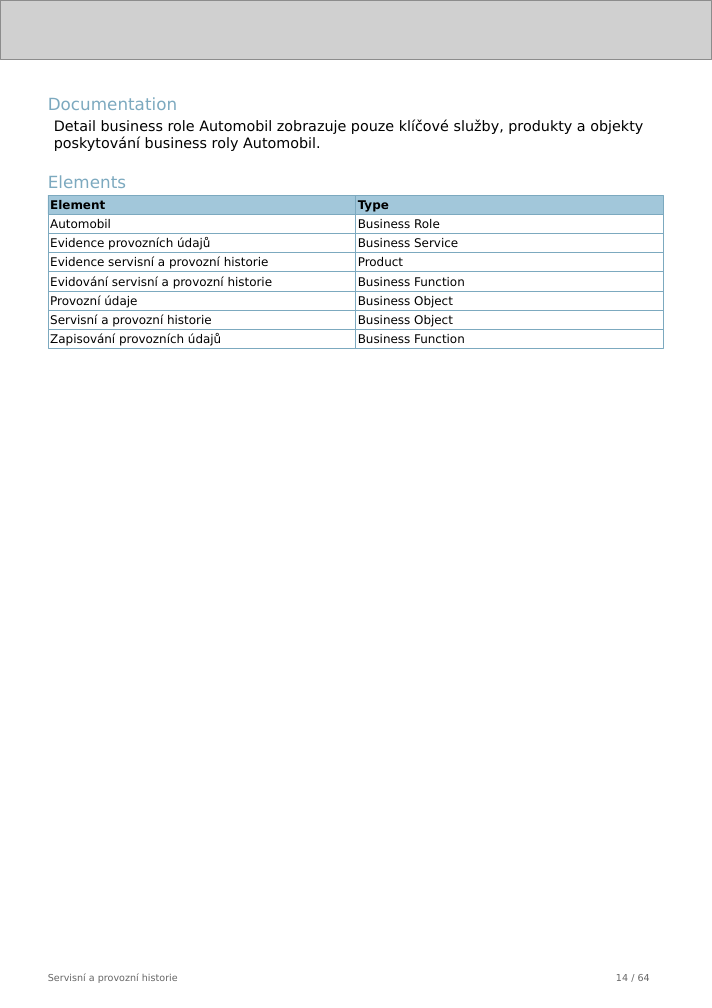
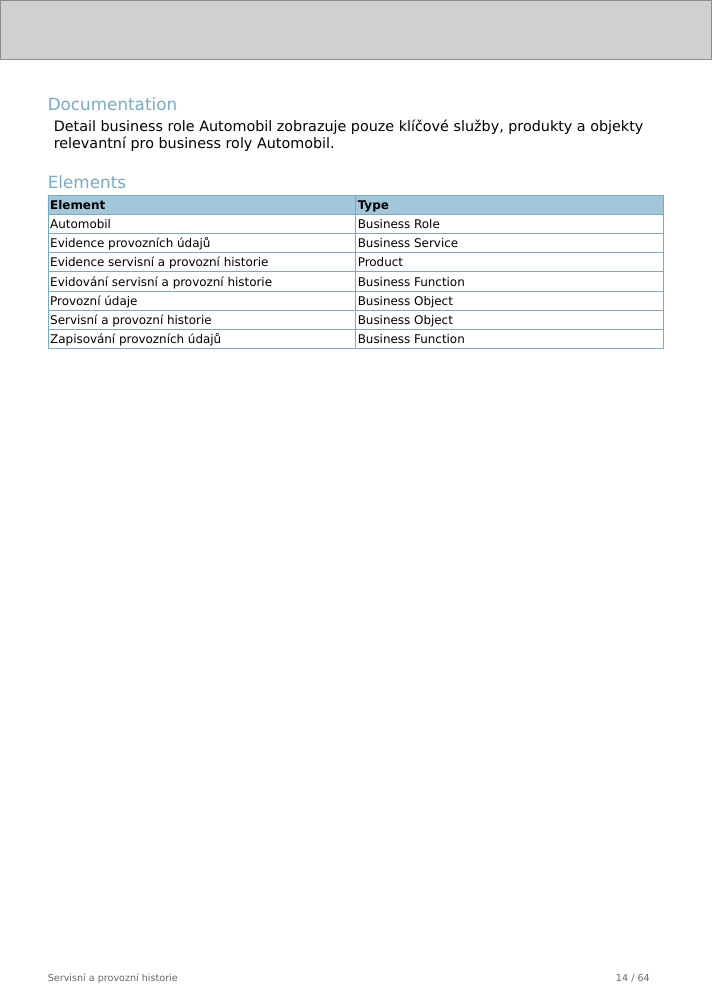
Before and after one commit to friedmannmartin/servisni_a_provozni_historie, a slide deck: slide 14 of report/jasper/servisni_a_provozni_historie.pptx. Drawn at 712x1008 pixels with LibreOffice and Linux fonts; fonts in the diff are those of the drawing; grey boxes stand for pictures. Boxes give left, top, right and bottom in pixels: in the first picture for what was removed or moved away, otherwise in the second. Text is boxed around its words. In the diff, an @@ line names an element or a change of style, - is before the commit and + after.

```diff
--- a/report/jasper/servisni_a_provozni_historie.pptx
+++ b/report/jasper/servisni_a_provozni_historie.pptx
@@ text at [54, 119, 643, 151]: text changed @@
-Detail business role Automobil zobrazuje pouze klíčové služby, produkty a objekty poskytování business roly Automobil.
+Detail business role Automobil zobrazuje pouze klíčové služby, produkty a objekty relevantní pro business roly Automobil.
```
Also in this commit, not shown: 17 other slides changed, 40 other files.
